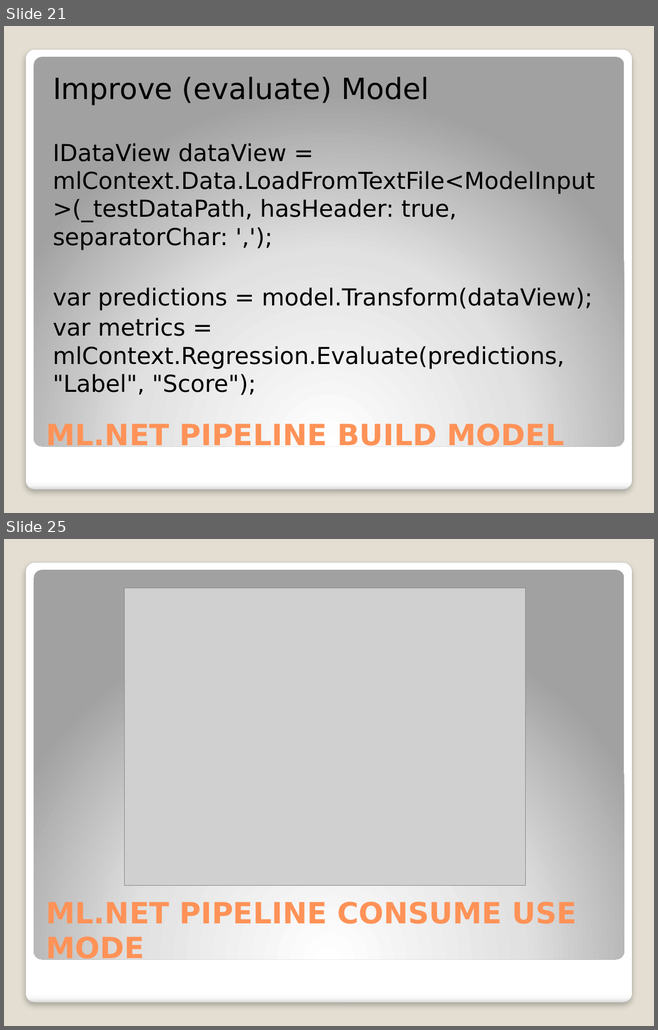
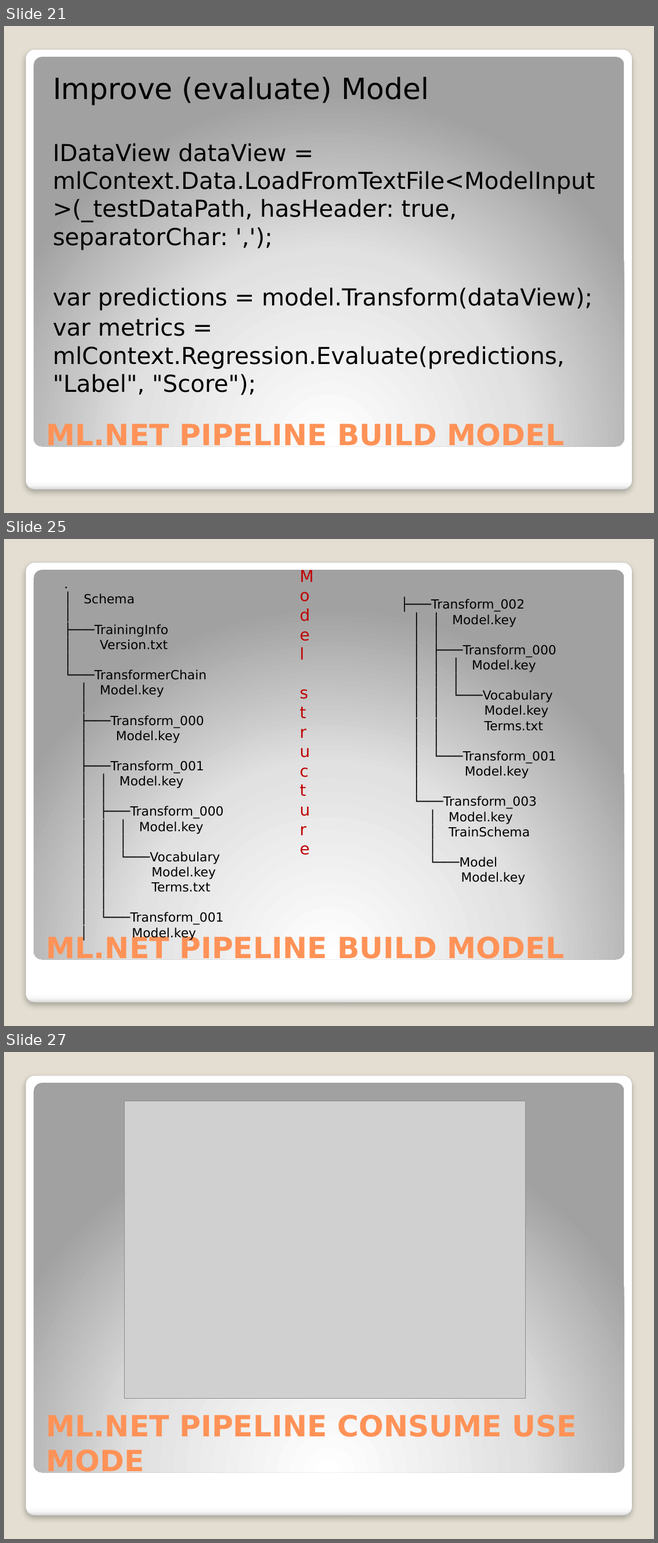
Before and after one commit to djkormo/mlnet-cli, a slide deck: presentation/Machine learning in Azure without Python.pptx. Shown one above the other, each under a label of ours: slides 21 and 25 before the commit, slides 21, 25 and 27 after it; the slides between them are not shown. The pictures are 658x1030 and 658x1543 pixels, drawn with LibreOffice and Linux fonts; fonts in the diff are those of the drawing; grey boxes stand for pictures. Boxes give left, top, right and bottom in pixels: in the first picture for what was removed or moved away, otherwise in the second. Text is boxed around its words. In the diff, an @@ line names an element or a change of style, - is before the commit and + after.

```diff
--- a/presentation/Machine learning in Azure without Python.pptx
+++ b/presentation/Machine learning in Azure without Python.pptx
@@ slide 25 added at (x1=4, y1=539, x2=654, y2=1026), background #E3DED1; not listed: 2 template elements that a slide beside it also shows @@
@@ text added at (x1=293, y1=562, x2=329, y2=918), 18 pt, text #C00000 @@
+Model structure
@@ text added at (x1=64, y1=594, x2=223, y2=940), 14 pt, text #000000 @@
+.
+│ Schema
+│
+├───TrainingInfo
+│ Version.txt
+│
+└───TransformerChain
+│ Model.key
+│
+├───Transform_000
+│ Model.key
+│
+├───Transform_001
+│ │ Model.key
+│ │
+│ ├───Transform_000
+│ │ │ Model.key
+│ │ │
+│ │ └───Vocabulary
+│ │ Model.key
+│ │ Terms.txt
+│ │
+│ └───Transform_001
+│ Model.key
@@ text added at (x1=401, y1=599, x2=556, y2=885), 14 pt, text #000000 @@
+├───Transform_002
+│ │ Model.key
+│ │
+│ ├───Transform_000
+│ │ │ Model.key
+│ │ │
+│ │ └───Vocabulary
+│ │ Model.key
+│ │ Terms.txt
+│ │
+│ └───Transform_001
+│ Model.key
+│
+└───Transform_003
+│ Model.key
+│ TrainSchema
+│
+└───Model
+Model.key
@@ title added at (x1=46, y1=935, x2=564, y2=965), 32.4 pt, text #FF9258, bold @@
+ML.NET PIPELINE BUILD MODEL
@@ what was slide 25 is now slide 27 @@
```
Also in this commit, not shown: 3 slides changed, 1 other slide added.
